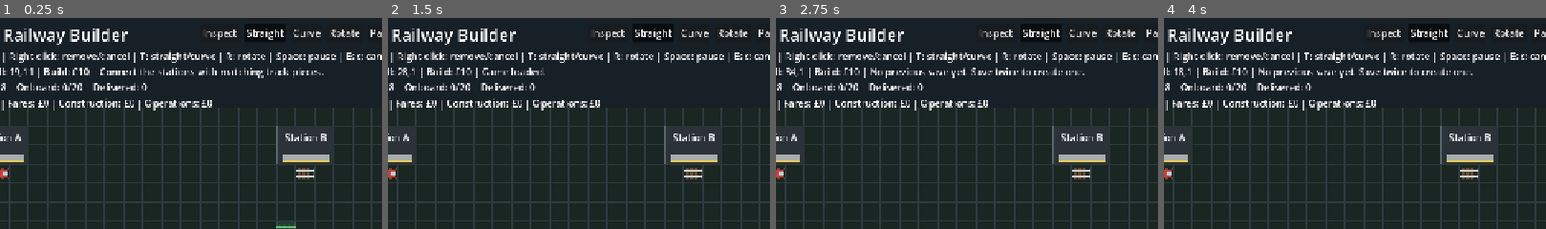
Above: before the commit, frames 1-4 (left to right).
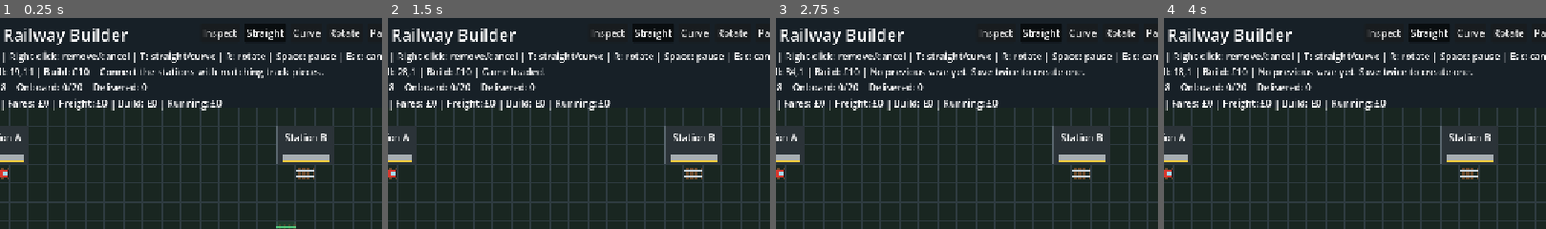
Above: after the commit, the same moments.

Repository: easyridebelgium-arch/Trainz
Game: Godot game, scene res://scenes/main/main.tscn
Two runs of this game, one before a commit and one after it. Both use one fixed random seed, a clock stepped at 60 frames per second and the inputs below.
Inputs:
- Up to frame 1 (0.25 s): no input
- Up to frame 2 (1.5 s): click "Save" at 0.5 s; click "Load" at 1.25 s
- Up to frame 3 (2.75 s): click "Previous Save" at 2 s
- Up to frame 4 (4 s): click "Inspect" at 2.75 s; click "Straight" at 3.5 s
The pictures show only the part of the screen within x 11-61%, y 0-50%; the shares and areas given below are measured in that part.

The runs differ from the first frame. In frame 1, 1.2% of the frame differs, in the area x 15-59%, y 38-44%; in frame 2, 1.2%; in frame 3, 1.2%; in frame 4, 1.2%.

Commit message:
Add freight departure rules and simplify development save compatibility

Diff:
--- a/scripts/freight_train.gd
+++ b/scripts/freight_train.gd
@@ -1,13 +1,21 @@
 extends Node2D
 
 signal delivered(amount: int)
-
+signal operating_expense(amount: int)
 const Router = preload("res://scripts/rail_router.gd")
 
 const CAPACITY: int = 20
 const SPEED: float = 60.0
 const STATION_WAIT: float = 2.0
-
+const OPERATING_COST_PER_SECOND: int = 1
+
+enum LoadingRule {
+	ANY,
+	HALF,
+	FULL
+}
+
+var loading_rule: int = LoadingRule.ANY
 var home_position: Vector2 = Vector2.ZERO
 var cargo: int = 0
 
@@ -17,7 +25,7 @@
 var distance_along_route: float = 0.0
 var to_terminal: bool = true
 var dwell: float = 0.0
-
+var operating_timer: float = 0.0
 
 func set_route(cells: Array[Vector2i], tile_size: float) -> void:
 	if cells == route_cells:
@@ -37,6 +45,8 @@
 func advance(delta: float, available_logs: int) -> int:
 	if route_cells.is_empty():
 		return 0
+
+	_charge_operating_expenses(delta)
 
 	if dwell > 0.0:
 		dwell = maxf(0.0, dwell - delta)
@@ -49,8 +59,8 @@
 		loaded = mini(CAPACITY - cargo, available_logs)
 		cargo += loaded
 
-		if cargo == 0:
-			return 0
+		if cargo < get_minimum_load():
+			return loaded
 
 	var route_length: float = route_path.get_baked_length()
 	var target: float = route_length if to_terminal else 0.0
@@ -123,8 +133,11 @@
 		return "Stopped at loading track"
 
 	if to_terminal:
-		if distance_along_route <= 0.001 and cargo == 0:
-			return "Waiting for logs"
+		if distance_along_route <= 0.001 and cargo < get_minimum_load():
+			return "Loading: %d / %d logs required" % [
+				cargo,
+				get_minimum_load()
+			]
 
 		return "Travelling to terminal"
 
@@ -136,7 +149,9 @@
 		"cargo": cargo,
 		"distance": distance_along_route,
 		"to_terminal": to_terminal,
-		"dwell": dwell
+		"dwell": dwell,
+		"operating_timer": operating_timer,
+		"loading_rule": loading_rule
 	}
 
 
@@ -149,7 +164,8 @@
 	)
 	to_terminal = state["to_terminal"]
 	dwell = float(state["dwell"])
-
+	operating_timer = float(state["operating_timer"])
+	loading_rule = int(state["loading_rule"])
 	_update_transform()
 
 
@@ -158,7 +174,9 @@
 		"cargo": 0,
 		"distance": 0.0,
 		"to_terminal": true,
-		"dwell": 0.0
+		"dwell": 0.0,
+		"operating_timer": 0.0,
+		"loading_rule": LoadingRule.ANY
 	}
 
 
@@ -166,7 +184,13 @@
 	if typeof(state.get("to_terminal")) != TYPE_BOOL:
 		return false
 
-	for field in ["cargo", "distance", "dwell"]:
+	for field in [
+		"cargo",
+		"distance",
+		"dwell",
+		"operating_timer",
+		"loading_rule"
+	]:
 		var value: Variant = state.get(field)
 
 		if typeof(value) != TYPE_INT and typeof(value) != TYPE_FLOAT:
@@ -187,5 +211,28 @@
 
 	if float(state["dwell"]) > STATION_WAIT:
 		return false
-
+	if float(state["operating_timer"]) >= 1.0:
+		return false
+	var saved_rule: float = float(state["loading_rule"])
+
+	if saved_rule != floor(saved_rule):
+		return false
+	if saved_rule < LoadingRule.ANY or saved_rule > LoadingRule.FULL:
+		return false
 	return true
+func _charge_operating_expenses(delta: float) -> void:
+	operating_timer += delta
+
+	while operating_timer >= 1.0:
+		operating_timer -= 1.0
+		operating_expense.emit(OPERATING_COST_PER_SECOND)
+func get_minimum_load() -> int:
+	match loading_rule:
+		LoadingRule.HALF:
+			return ceili(float(CAPACITY) / 2.0)
+
+		LoadingRule.FULL:
+			return CAPACITY
+
+		_:
+			return 1
--- a/scripts/main.gd
+++ b/scripts/main.gd
@@ -48,7 +48,8 @@
 	"logs_produced",
 	"log_production_timer",
 	"logs_delivered",
-	"freight_income"
+	"freight_income",
+	"freight_operating_cost"
 ]
 const MAP_WIDTH: int = 80
 const MAP_HEIGHT: int = 50
@@ -73,6 +74,7 @@
 const MAX_FOREST_STOCK: int = 100
 const FreightTrain = preload("res://scripts/freight_train.gd")
 const LOG_DELIVERY_PRICE: int = 8
+const SAVE_VERSION: int = 9
 
 # A false value means horizontal; true means vertical.
 var tracks: Dictionary = {}
@@ -127,6 +129,9 @@
 var freight_train: FreightTrain
 var logs_delivered: int = 0
 var freight_income: int = 0
+var freight_operating_cost: int = 0
+var freight_rule_label: Label
+var freight_rule_option: OptionButton
 
 @onready var instructions: Label = $Interface/Instructions
 @onready var straight_button: Button = $Interface/Toolbar/StraightButton
@@ -411,12 +416,13 @@
 			_get_train_capacity(),
 			passengers_delivered
 		]
-		+ "\nBalance: £%d | Fares: £%d | Construction: £%d | Operations: £%d"
+		+ "\nBalance: £%d | Fares: £%d | Freight: £%d | Build: £%d | Running: £%d"
 		% [
 			money,
 			passengers_delivered * TICKET_PRICE,
+			freight_income,
 			total_construction_cost,
-			total_operating_cost
+			total_operating_cost + freight_operating_cost
 		]
 	)
 
@@ -808,7 +814,7 @@
 		state[field] = get(field)
 
 	var data: Dictionary = {
-		"version": 7,
+		"version": SAVE_VERSION,
 		"tracks": saved_tracks,
 		"route_distance": route_distance,
 		"state": state,
@@ -873,7 +879,7 @@
 	if version_number != floor(version_number):
 		return false
 
-	if version_number < 1.0 or version_number > 7.0:
+	if version_number != float(SAVE_VERSION):
 		return false
 
 	var version: int = int(version_number)
@@ -1042,33 +1048,13 @@
 		return
 
 	var data: Dictionary = parser.data
-	# Supply fields introduced after earlier save versions.
-	if _is_valid_number(data.get("version")):
-		var old_version: float = float(data["version"])
-
-		if data.get("state") is Dictionary:
-			var old_state: Dictionary = data["state"]
-
-			if old_version >= 1.0 and old_version <= 3.0:
-				old_state["capacity_upgrade_level"] = 0
-				old_state["speed_upgrade_level"] = 0
-
-			elif old_version == 4.0:
-				var combined_level: Variant = old_state.get(
-					"train_upgrade_level"
-				)
-
-				old_state["capacity_upgrade_level"] = combined_level
-				old_state["speed_upgrade_level"] = combined_level
-
-			if old_version >= 1.0 and old_version <= 5.0:
-				old_state["forest_stock"] = 0
-				old_state["logs_produced"] = 0
-				old_state["log_production_timer"] = 0.0
-			if old_version >= 1.0 and old_version <= 6.0:
-				old_state["logs_delivered"] = 0
-				old_state["freight_income"] = 0
-				data["freight"] = FreightTrain.empty_state()
+	if not _is_valid_number(data.get("version")):
+		_show_notice("Save file has no valid format version.")
+		return
+
+	if float(data["version"]) != float(SAVE_VERSION):
+		_show_notice("This save is from another development version. Start a new game.")
+		return
 	if not _is_valid_save(data):
 		_show_notice("The save file is damaged or incompatible.")
 		return
@@ -1516,6 +1502,34 @@
 	speed_upgrade_button.focus_mode = Control.FOCUS_NONE
 	speed_upgrade_button.pressed.connect(_upgrade_speed)
 	content.add_child(speed_upgrade_button)
+	freight_rule_label = Label.new()
+	freight_rule_label.text = "Freight departure rule"
+	content.add_child(freight_rule_label)
+
+	freight_rule_option = OptionButton.new()
+	freight_rule_option.focus_mode = Control.FOCUS_NONE
+
+	freight_rule_option.add_item(
+		"Depart with any logs",
+		FreightTrain.LoadingRule.ANY
+	)
+	freight_rule_option.add_item(
+		"Depart at least half-full",
+		FreightTrain.LoadingRule.HALF
+	)
+	freight_rule_option.add_item(
+		"Depart only when full",
+		FreightTrain.LoadingRule.FULL
+	)
+
+	freight_rule_option.item_selected.connect(
+		_on_freight_rule_selected
+	)
+
+	content.add_child(freight_rule_option)
+
+	freight_rule_label.hide()
+	freight_rule_option.hide()
 	var close_button := Button.new()
 	close_button.text = "Close"
 	close_button.focus_mode = Control.FOCUS_NONE
@@ -1569,6 +1583,8 @@
 
 	capacity_upgrade_button.show()
 	speed_upgrade_button.show()
+	freight_rule_label.hide()
+	freight_rule_option.hide()
 
 	var is_station_a: bool = selected_station == STATION_A
 	var station_name: String = "Station A" if is_station_a else "Station B"
@@ -1787,7 +1803,15 @@
 func _update_freight_inspector() -> void:
 	capacity_upgrade_button.hide()
 	speed_upgrade_button.hide()
-
+	freight_rule_label.show()
+	freight_rule_option.show()
+
+	var rule_index: int = freight_rule_option.get_item_index(
+		freight_train.loading_rule
+	)
+
+	if rule_index >= 0:
+		freight_rule_option.select(rule_index)
 	var train_status: String = freight_train.status_text()
 
 	if paused:
@@ -1823,19 +1847,27 @@
 	else:
 		station_title.text = "Cargo terminal"
 
+		var operating_profit: int = freight_income - freight_operating_cost
+
 		station_details.text = (
 			"Accepts: logs"
 			+ "\nPayment: £%d per log"
 			+ "\n\nLogs delivered: %d"
 			+ "\nFreight income: £%d"
-			+ "\nOn train: %d / %d"
+			+ "\nOperating expenses: £%d"
+			+ "\nOperating profit: £%d"
+			+ "\n\nOn train: %d / %d"
+			+ "\nRunning cost: £%d per second"
 			+ "\n\nFreight train: %s"
 		) % [
 			LOG_DELIVERY_PRICE,
 			logs_delivered,
 			freight_income,
+			freight_operating_cost,
+			operating_profit,
 			freight_train.cargo,
 			FreightTrain.CAPACITY,
+			FreightTrain.OPERATING_COST_PER_SECOND,
 			train_status
 		]
 
@@ -1897,6 +1929,7 @@
 	freight_train.home_position = _cell_center(FOREST_SITE)
 	freight_train.position = freight_train.home_position
 	freight_train.delivered.connect(_on_logs_delivered)
+	freight_train.operating_expense.connect(_on_freight_operating_expense)
 
 	add_child(freight_train)
 	_refresh_freight_route(route_cells)
@@ -1943,3 +1976,11 @@
 	logs_delivered += amount
 	freight_income += payment
 	money += payment
+func _on_freight_operating_expense(amount: int) -> void:
+	money -= amount
+	freight_operating_cost += amount
+func _on_freight_rule_selected(index: int) -> void:
+	freight_train.loading_rule = freight_rule_option.get_item_id(index)
+
+	_show_notice("Freight departure rule updated.")
+	_update_freight_inspector()
